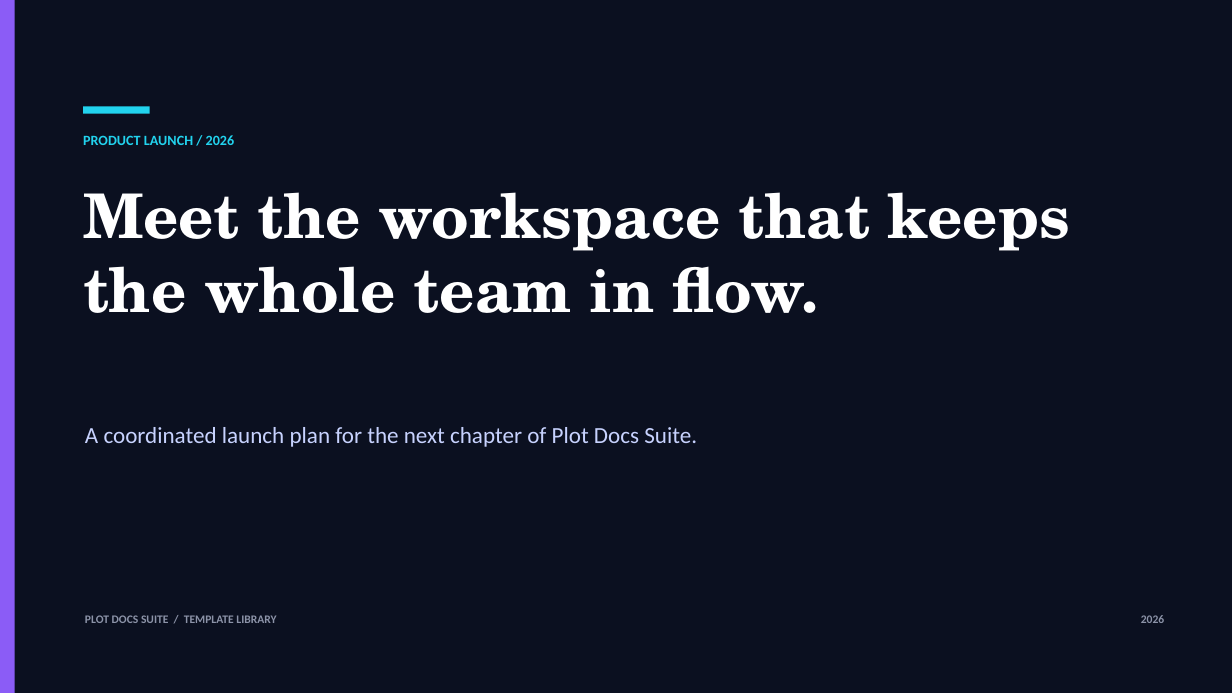
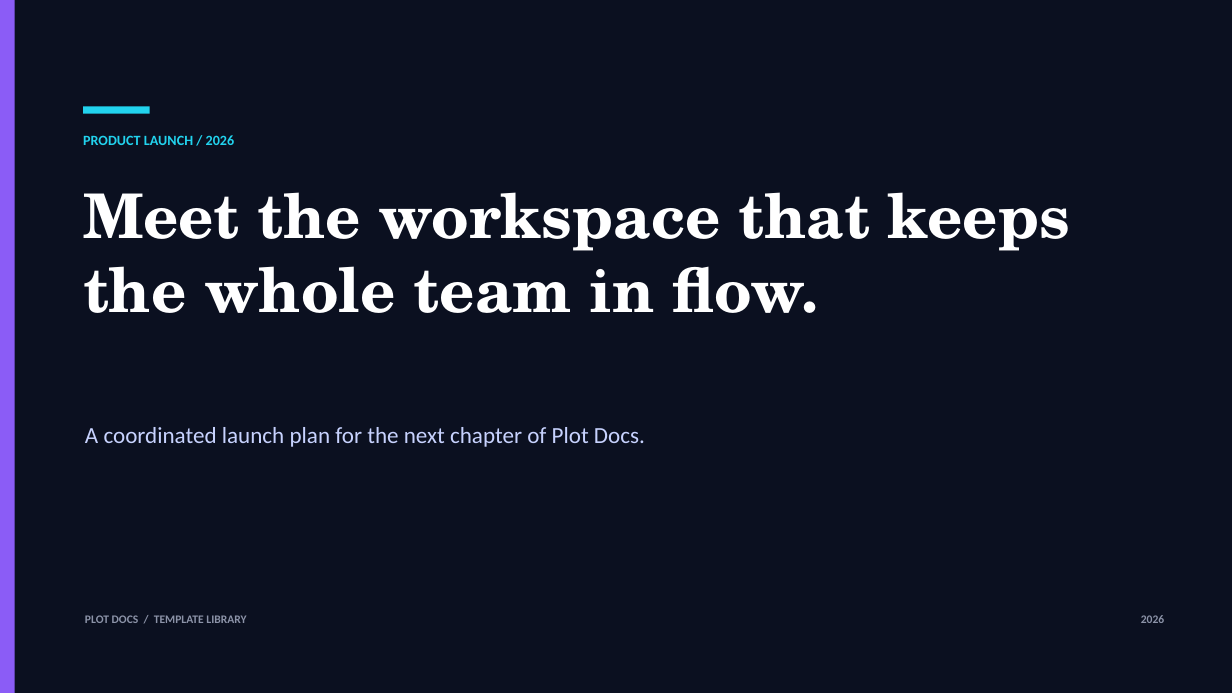
Before and after one commit to sukhee-2626/plot-docs, a slide deck: slide 1 of apps/shell/resources/templates/Product Launch.pptx. Drawn at 1232x693 pixels with LibreOffice and Linux fonts; fonts in the diff are those of the drawing. Boxes give left, top, right and bottom in pixels: in the first picture for what was removed or moved away, otherwise in the second. Text is boxed around its words. In the diff, an @@ line names an element or a change of style, - is before the commit and + after.

Commit message:
docs: add Windows download and real Plot Docs screenshots
Refresh bundled templates without legacy branding, add the Windows EXE download link, and include screenshots of every editor plus the local account flow.

```diff
--- a/apps/shell/resources/templates/Product Launch.pptx
+++ b/apps/shell/resources/templates/Product Launch.pptx
@@ text at bbox=[85, 427, 645, 447]: text changed @@
-A coordinated launch plan for the next chapter of Plot Docs Suite.
+A coordinated launch plan for the next chapter of Plot Docs.
@@ text at bbox=[85, 615, 246, 623]: text changed @@
-PLOT DOCS SUITE / TEMPLATE LIBRARY
+PLOT DOCS / TEMPLATE LIBRARY
```
Also in this commit, not shown: 4 other slides changed, 26 other files.
